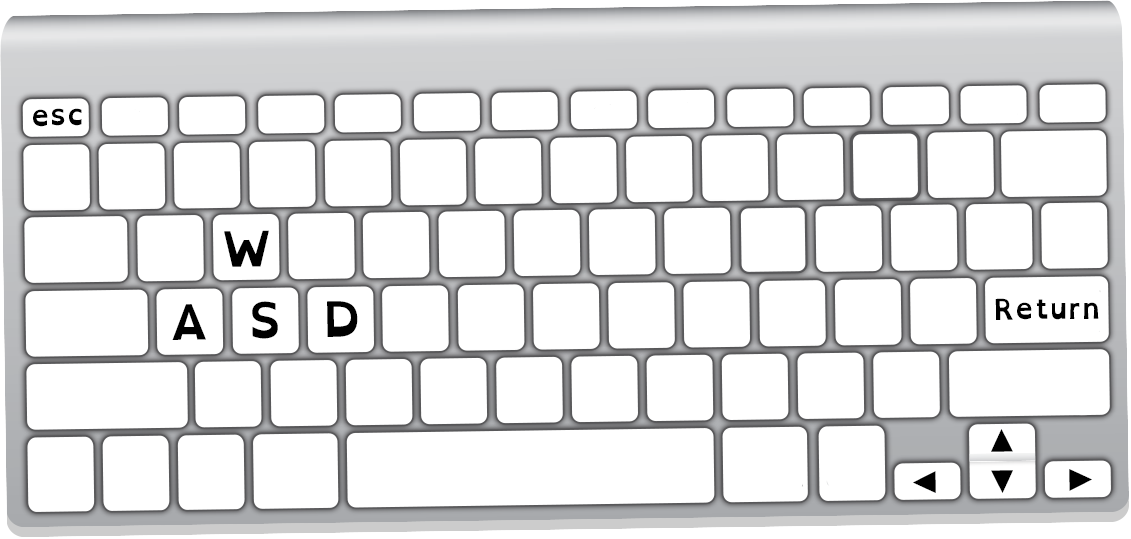
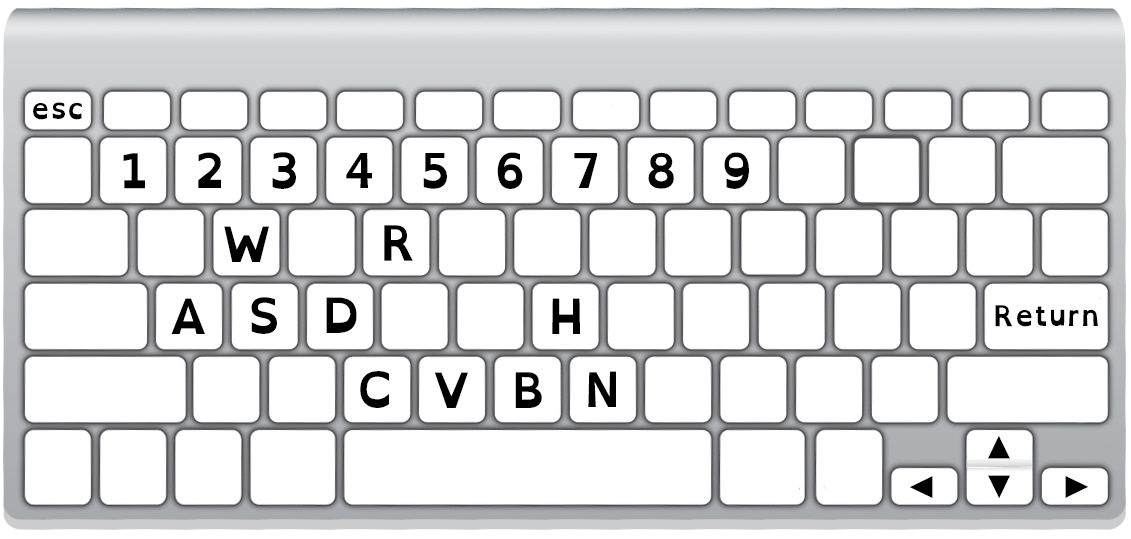
Comparing the layer stacks of the two 1131 × 539 images. Changes:
painted on "▶ copy 3" over [left=1065, top=469, right=1092, bottom=498]
painted on "esc" over [left=33, top=102, right=82, bottom=127]
painted on "Return" over [left=995, top=298, right=1099, bottom=327]
added layer "9" in group "Group 1" over [left=724, top=152, right=749, bottom=189]
added layer "8" in group "Group 1" over [left=648, top=152, right=674, bottom=189]
added layer "7" in group "Group 1" over [left=574, top=153, right=597, bottom=188]
added layer "6" in group "Group 1" over [left=497, top=152, right=523, bottom=189]
added layer "5" in group "Group 1" over [left=423, top=153, right=447, bottom=189]
added layer "4" in group "Group 1" over [left=346, top=153, right=372, bottom=188]
added layer "3" in group "Group 1" over [left=272, top=152, right=296, bottom=189]
added layer "2" in group "Group 1" over [left=198, top=152, right=221, bottom=188]
added layer "1" in group "Group 1" over [left=123, top=153, right=145, bottom=189]
painted on "D" over [left=326, top=297, right=358, bottom=337]
added layer "C" in group "Group 1" over [left=360, top=371, right=389, bottom=408]
added layer "B" in group "Group 1" over [left=515, top=372, right=542, bottom=408]
added layer "R" in group "Group 1" over [left=384, top=225, right=413, bottom=261]
added layer "N" in group "Group 1" over [left=588, top=371, right=616, bottom=407]
added layer "H" in group "Group 1" over [left=552, top=298, right=580, bottom=334]
added layer "V" in group "Group 1" over [left=434, top=372, right=468, bottom=408]
painted on "S" over [left=251, top=297, right=278, bottom=339]
painted on "A" over [left=171, top=298, right=206, bottom=340]
painted on "W" over [left=224, top=226, right=269, bottom=267]
painted on "Layer 4" over [left=25, top=90, right=1109, bottom=510]
painted on "Keyboard-SV" over [left=0, top=0, right=1129, bottom=528]
…and 3 more changes (3 painted)
